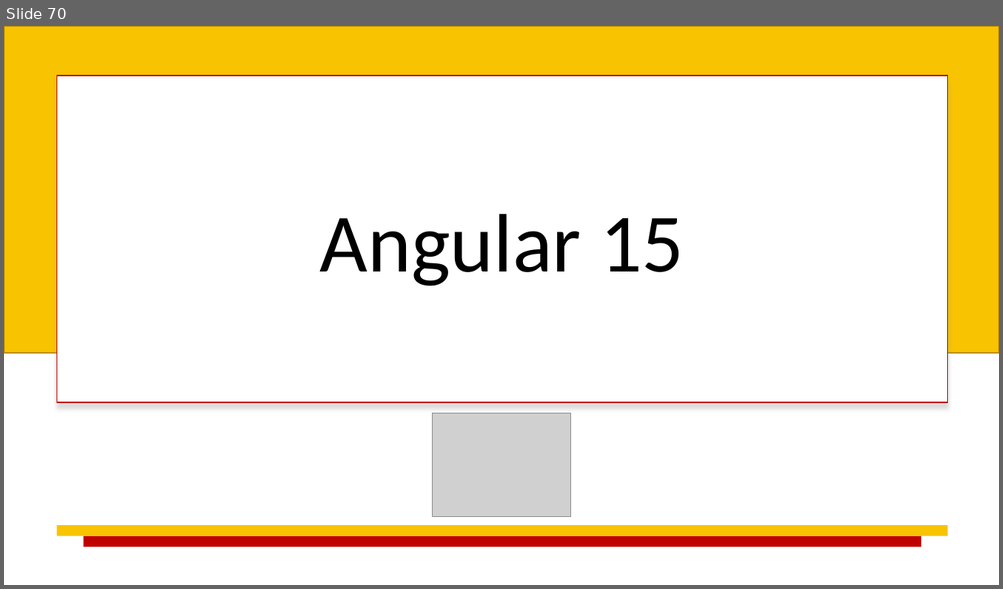
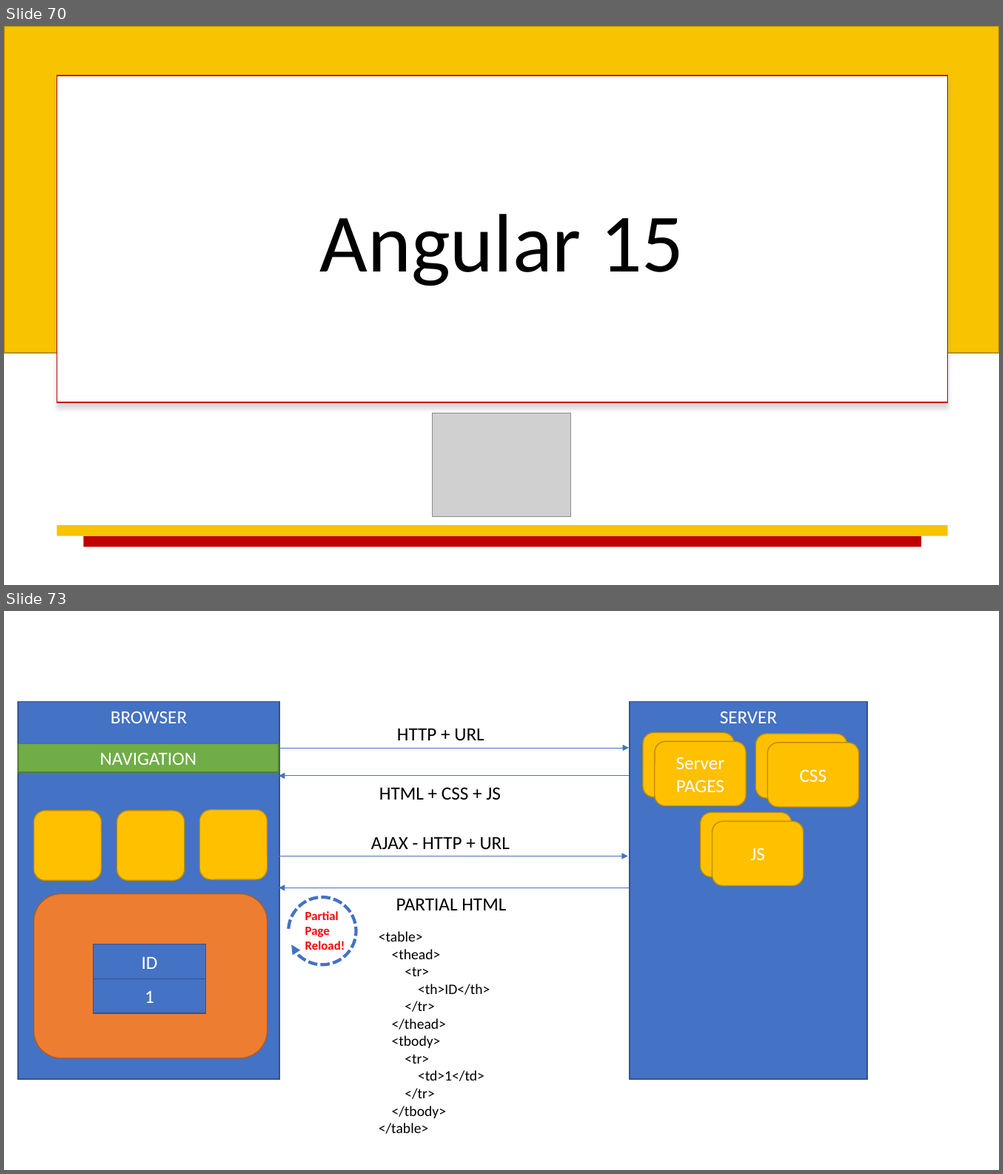
Before and after one commit to explore-with-manish/BFL_Byte_Jul23, a slide deck: Ng-Byte.pptx. Shown one above the other, each under a label of ours: slide 70 before the commit, slides 70 and 73 after it; the slides between them are not shown. The pictures are 1003x589 and 1003x1174 pixels, drawn with LibreOffice and Linux fonts; fonts in the diff are those of the drawing; grey boxes stand for pictures. Boxes give left, top, right and bottom in pixels: in the first picture for what was removed or moved away, otherwise in the second. Text is boxed around its words. In the diff, an @@ line names an element or a change of style, - is before the commit and + after.

```diff
--- a/Ng-Byte.pptx
+++ b/Ng-Byte.pptx
@@ slide 73 added at [4,611,999,1170], background #FFFFFF @@
@@ rectangle added at [18,702,279,1079], fill #4472C4, outline #325491 1 pt, 18 pt, text #FFFFFF @@
+BROWSER
@@ rectangle added at [629,702,867,1079], fill #4472C4, outline #325491 1 pt, 18 pt, text #FFFFFF @@
+SERVER
@@ rectangle added at [18,743,279,772], fill #70AD47, outline #538035 1 pt, 18 pt, text #FFFFFF @@
+NAVIGATION
@@ text added at [397,728,484,741], 18 pt, text #000000 @@
+HTTP + URL
@@ rounded rectangle added at [643,732,734,797], fill #FFC000, outline #BD8E00 1 pt @@
@@ rounded rectangle added at [654,741,745,806], fill #FFC000, outline #BD8E00 1 pt, 18 pt, text #FFFFFF @@
+Server PAGES
@@ rounded rectangle added at [755,734,846,798], fill #FFC000, outline #BD8E00 1 pt @@
@@ rounded rectangle added at [767,742,858,806], fill #FFC000, outline #BD8E00 1 pt, 18 pt, text #FFFFFF @@
+CSS
@@ arrow added from (279, 748) to (629, 748), #4472C4 0.5 pt @@
@@ arrow added from (629, 776) to (279, 776), #4472C4 0.5 pt @@
@@ text added at [379,787,501,800], 18 pt, text #000000 @@
+HTML + CSS + JS
@@ rounded rectangle added at [199,810,267,880], fill #FFC000, outline #BD8E00 1 pt @@
@@ rounded rectangle added at [34,811,102,881], fill #FFC000, outline #BD8E00 1 pt @@
@@ rounded rectangle added at [116,811,185,881], fill #FFC000, outline #BD8E00 1 pt @@
@@ rounded rectangle added at [700,812,791,877], fill #FFC000, outline #BD8E00 1 pt @@
@@ rounded rectangle added at [712,821,803,886], fill #FFC000, outline #BD8E00 1 pt, 18 pt, text #FFFFFF @@
+JS
@@ text added at [371,837,509,850], 18 pt, text #000000 @@
+AJAX - HTTP + URL
@@ arrow added from (279, 857) to (628, 857), #4472C4 0.5 pt @@
@@ rounded rectangle added at [34,894,267,1059], fill #ED7D31, outline #AF5C24 1 pt @@
@@ arrow added from (629, 888) to (279, 888), #4472C4 0.5 pt @@
@@ arc (boxed as its full ellipse) added at [286,895,358,968], outline #4472C4 3 pt dashed @@
@@ text added at [396,898,506,911], 18 pt, text #000000 @@
+PARTIAL HTML
@@ text added at [305,911,344,950], 12 pt, text #FF0000, bold @@
+Partial
+Page
+Reload!
@@ text added at [378,931,489,1134], 14 pt, text #000000 @@
+<table>
+<thead>
+<tr>
+<th>ID</th>
+</tr>
+</thead>
+<tbody>
+<tr>
+<td>1</td>
+</tr>
+</tbody>
+</table>
@@ rectangle added at [93,945,205,979], fill #4472C4, outline #325491 1 pt, 18 pt, text #FFFFFF @@
+ID
@@ rectangle added at [93,980,205,1014], fill #4472C4, outline #325491 1 pt, 18 pt, text #FFFFFF @@
+1
```
Also in this commit, not shown: 15 other slides added, 4 other files.
